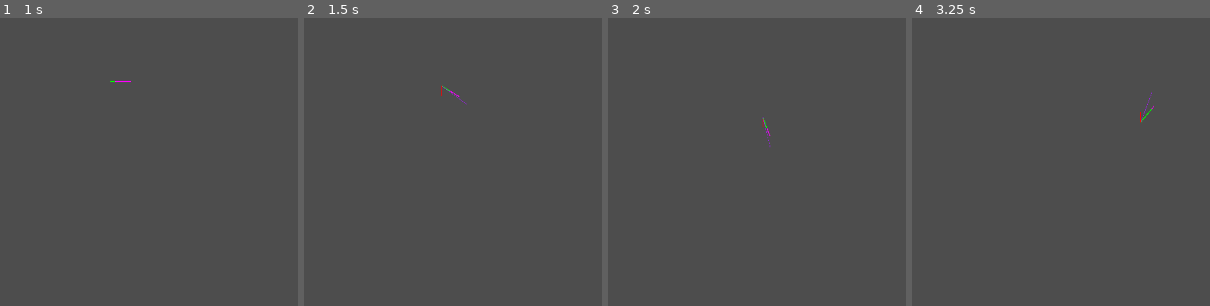
Above: before the commit, frames 1-4 (left to right).
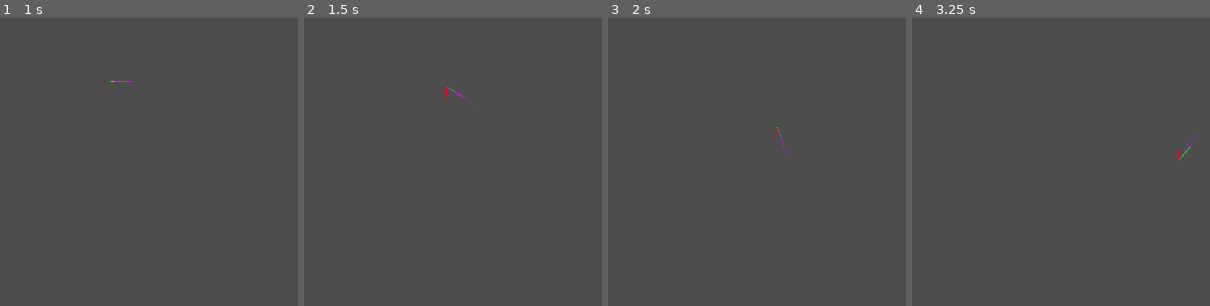
Above: after the commit, the same moments.

Repository: BLooperZ/Evenglide
Game: Godot game, scene res://ropes.tscn
The game is run twice, just before and just after one commit, with the same random seed, the same clock (stepped at 60 frames per second) and the same inputs.
Inputs:
- Up to frame 1 (1 s): tap Enter at 0.5 s; hold Right (p1_right) from 0.53 s (still down)
- Up to frame 2 (1.5 s): release Right (p1_right) at 1.28 s; hold Down (p1_down) from 1.28 s (still down)
- Up to frame 3 (2 s): keep holding Down (p1_down)
- Up to frame 4 (3.25 s): release Down (p1_down) at 2.03 s; hold Right (p1_right) 2.03-2.78 s; hold Up (p1_up) from 2.78 s (still down)

Frame 1 is identical in both runs. In frame 2, 0.1% of the frame differs, in the area x 45-57%, y 23-31%; in frame 3, 0.1%; in frame 4, 0.2%, in the area x 76-96%, y 25-50%.

Commit message:
Fix segments rotation

Diff:
--- a/rope2d.gd
+++ b/rope2d.gd
@@ -20,20 +20,26 @@
 	add_child(seg)
 	var last_seg = seg
 	var joint = create_joint()
+	joint.global_position = seg.global_position
 	add_child(joint)
 	joint.node_a = joint.get_path_to(player1)
 	joint.node_b = joint.get_path_to(seg)
 
+	var vec = (player2.global_position - player1.global_position) / num_segments
+
 	for i in range(num_segments):
 		seg = segment_scene.instantiate()
 		add_child(seg)
+		seg.global_position = last_seg.global_position + vec
 		joint = create_joint()
+		joint.global_position = (last_seg.global_position + seg.global_position) / 2
 		add_child(joint)
 		joint.node_a = joint.get_path_to(last_seg)
 		joint.node_b = joint.get_path_to(seg)
 		last_seg = seg
 
 	joint = create_joint()
+	joint.global_position = last_seg.global_position
 	add_child(joint)
 	joint.node_a = joint.get_path_to(player2)
 	joint.node_b = joint.get_path_to(last_seg)
--- a/ropes.tscn
+++ b/ropes.tscn
@@ -14,6 +14,9 @@
 player1 = NodePath("../Player1")
 player2 = NodePath("../Player2")
 
+[node name="Camera2D" type="Camera2D" parent="."]
+zoom = Vector2(0.3, 0.3)
+
 [node name="Player1" type="CharacterBody2D" parent="."]
 collision_layer = 64
 collision_mask = 128
@@ -23,6 +26,7 @@
 shape = SubResource("CapsuleShape2D_ayb1n")
 
 [node name="Player2" type="CharacterBody2D" parent="."]
+position = Vector2(0, 895)
 collision_layer = 64
 collision_mask = 128
 script = ExtResource("1_ayb1n")
@@ -33,6 +37,3 @@
 
 [node name="CollisionShape2D" type="CollisionShape2D" parent="Player2"]
 shape = SubResource("CapsuleShape2D_ayb1n")
-
-[node name="Camera2D" type="Camera2D" parent="."]
-zoom = Vector2(0.3, 0.3)
